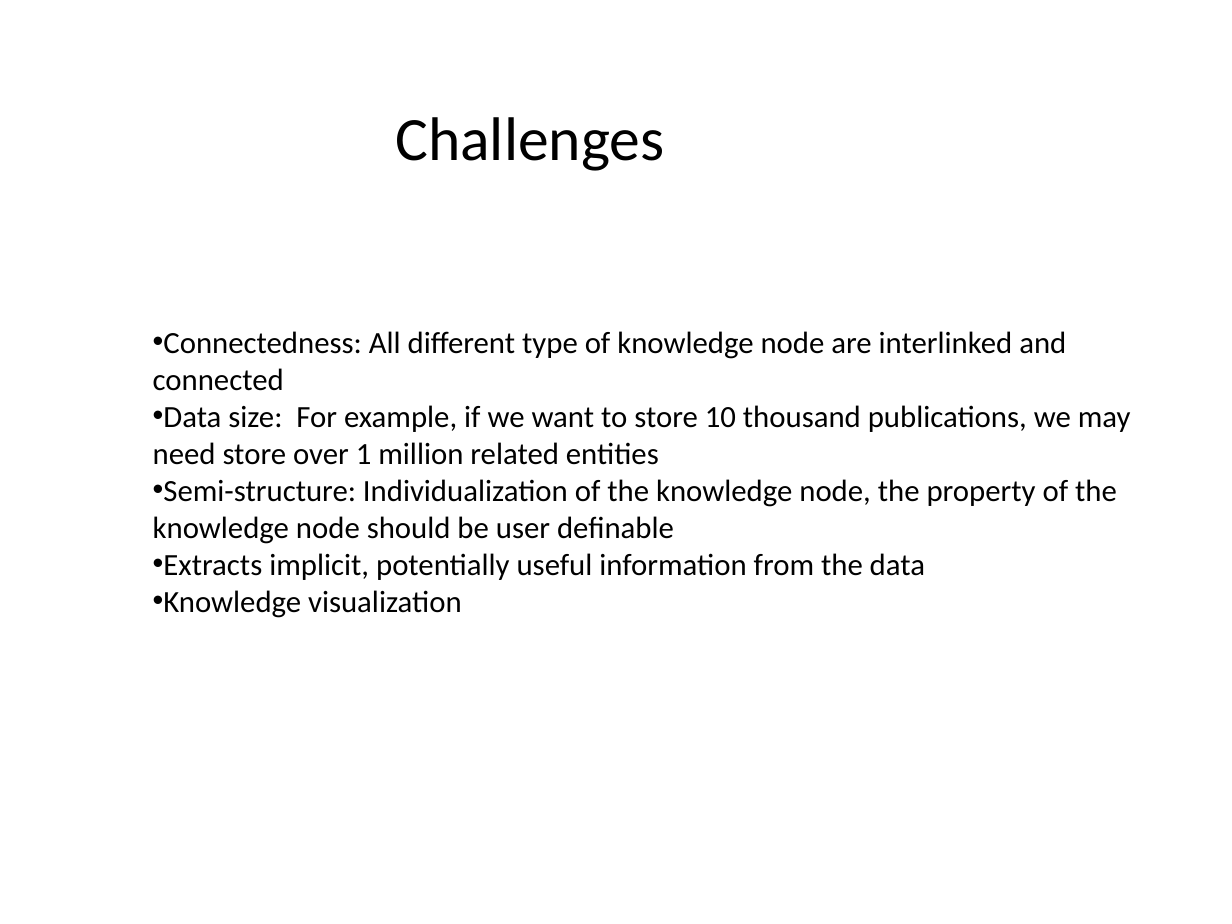
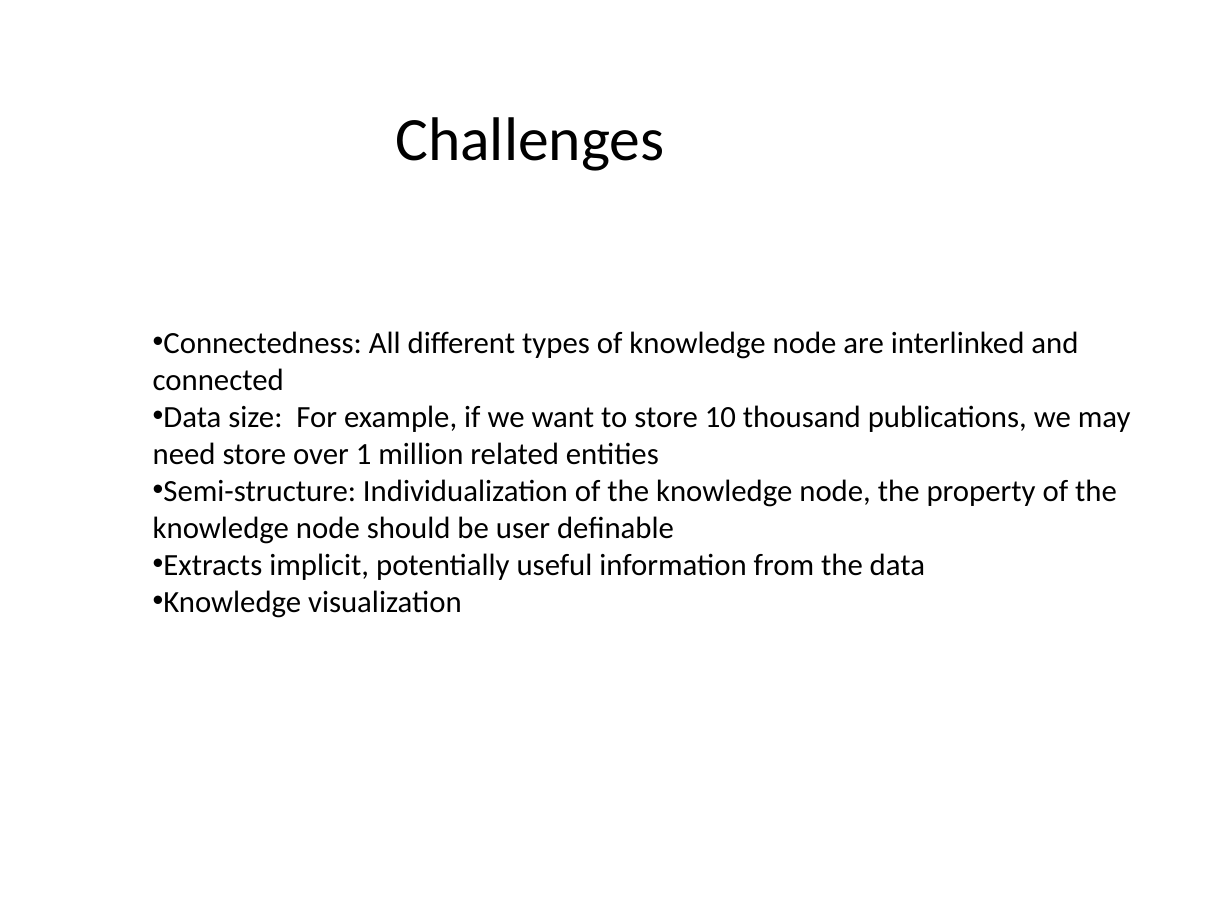
Before and after one commit to h-t-ren/homepage, a slide deck: slide 7 of Knowledge.pptx (slide 6 before the commit). Drawn at 1232x924 pixels with LibreOffice and Linux fonts; fonts in the diff are those of the drawing. Boxes give left, top, right and bottom in pixels: in the first picture for what was removed or moved away, otherwise in the second. Text is boxed around its words. In the diff, an @@ line names an element or a change of style, - is before the commit and + after.

```diff
--- a/Knowledge.pptx
+++ b/Knowledge.pptx
@@ text at (153,331,1078,391): text changed @@
-• Connectedness: All different type of knowledge node are interlinked and connected
+• Connectedness: All different types of knowledge node are interlinked and connected
```
Also in this commit, not shown: 3 other slides changed, 1 slide added, 1 other file.
